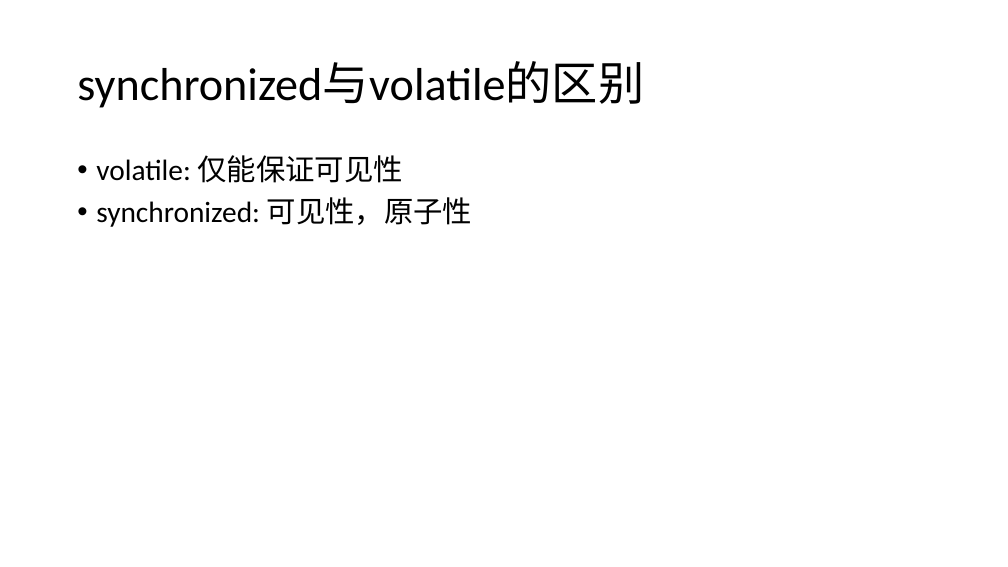
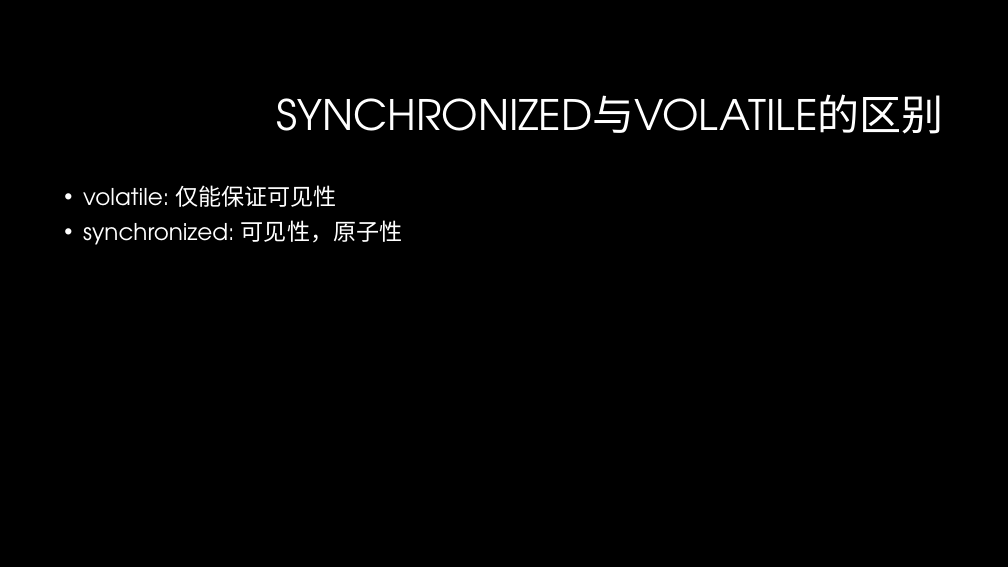
Before and after one commit to GerogeLeon/multithread_demo, a slide deck: slide 17 of JAVA并发编程.pptx. Drawn at 1008x567 pixels with LibreOffice and Linux fonts; fonts in the diff are those of the drawing; background and template pictures are left out. Boxes give left, top, right and bottom in pixels: in the first picture for what was removed or moved away, otherwise in the second. Text is boxed around its words. In the diff, an @@ line names an element or a change of style, - is before the commit and + after.

```diff
--- a/JAVA并发编程.pptx
+++ b/JAVA并发编程.pptx
@@ background #FFFFFF to #000000 @@
@@ title at (x1=277, y1=94, x2=944, y2=134): text changed; size 44 to 40 pt; font Calibri to TeX Gyre Adventor; text colour #000000 to #FFFFFF @@
-synchronized与volatile的区别
+SYNCHRONIZED与VOLATILE的区别
@@ text "volatile: 仅能保证可见性" moved from (x1=96, y1=155, x2=473, y2=227) to (x1=83, y1=185, x2=402, y2=245) @@
@@ text "volatile: 仅能保证可见性" at (x1=83, y1=185, x2=402, y2=245): size 28 to 22 pt, font Calibri to TeX Gyre Adventor, text colour #000000 to #FFFFFF @@
```
Also in this commit, not shown: 34 other slides changed, 1 slide added.
